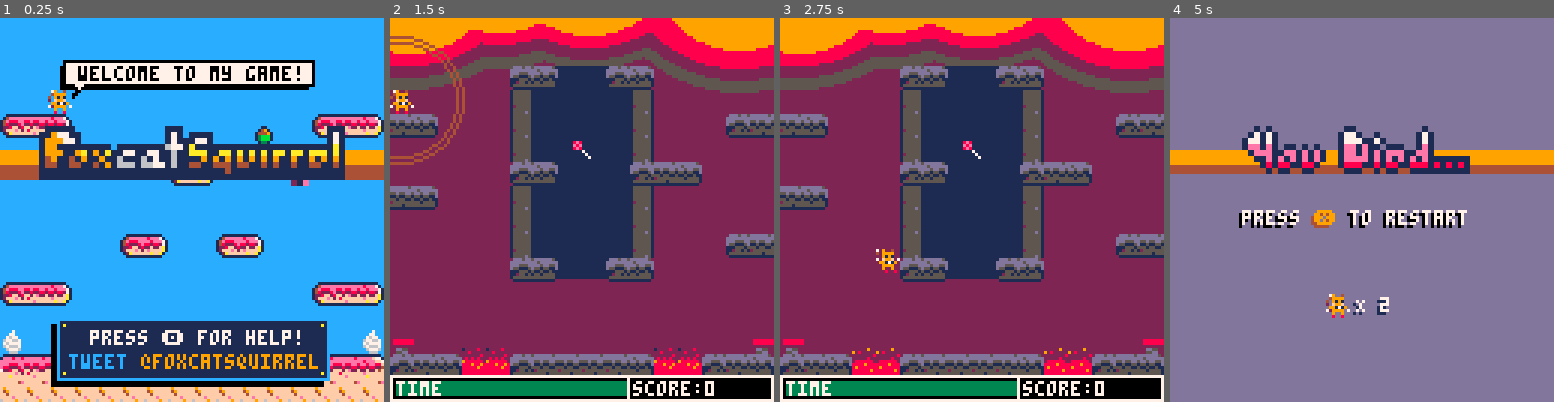
Above: before the commit, frames 1-4 (left to right).
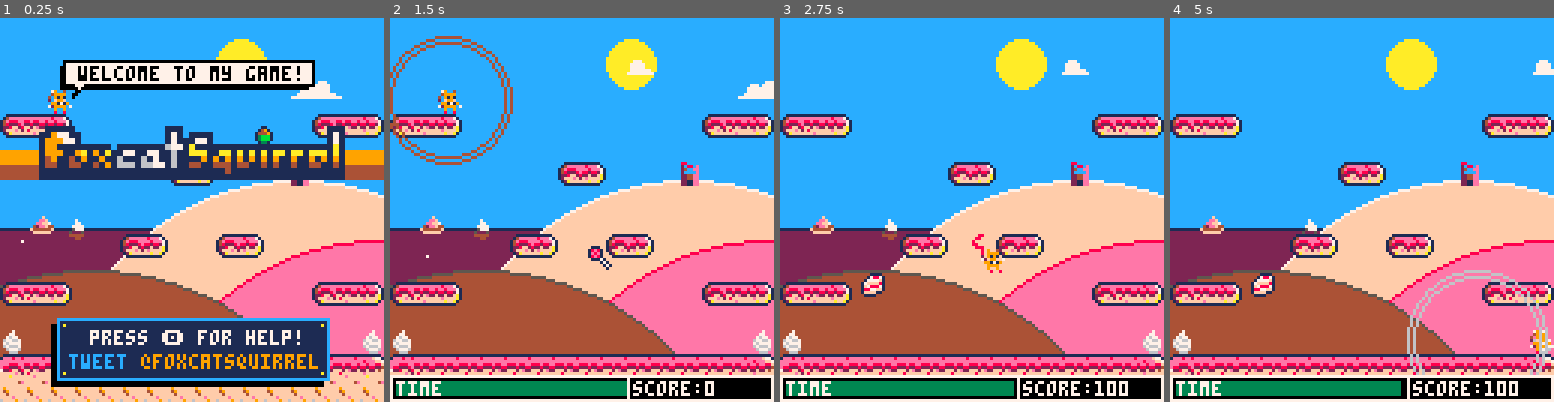
Above: after the commit, the same moments.

Repository: daddynewts/foxcatsquirrel
Game: PICO-8 cartridge foxcatsquirrel.p8
The game is run twice, just before and just after one commit, with the same random seed, the same clock (stepped at 60 frames per second) and the same inputs.
Inputs:
- Up to frame 1 (0.25 s): no input
- Up to frame 2 (1.5 s): tap X (X key) at 0.33, 1.07 s; tap O (Z key) at 0.7 s
- Up to frame 3 (2.75 s): hold Right 1.6-2.1 s; tap O (Z key) at 1.7, 2.1, 2.5 s; tap X (X key) at 1.85 s; hold Right from 2.47 s (still down)
- Up to frame 4 (5 s): tap O (Z key) every 0.4 s from 2.9 to 4.9 s; tap X (X key) at 2.97, 4.08 s; release Right at 3.03 s; hold Left 3.08-3.58 s; hold Down 3.63-3.97 s; hold Right 4.02-4.68 s

The runs differ from the first frame. In frame 1, 29% of the frame differs, in the area x 0-100%, y 5-89%; in frame 2, 88%; in frame 3, 89%; in frame 4, 100%, in the area x 0-100%, y 0-100%.

Commit message:
More tokens gone

Diff:
--- a/foxcatsquirrel.p8
+++ b/foxcatsquirrel.p8
@@ -8,16 +8,16 @@
 
 function _init()
 
- level=4  -- def 0, playground 5
+ level=0  -- def 0, playground 5
  count=0
  points=0
- addfood=10 -- 7 for instant enemy on l1
+ addfood=1 -- 7 for instant enemy on l1
  lives=3
 
  init_times()
 
- skullangle=0
- skullapproach=0
+ duckangle=0
+ duckapproach=0
  ghostangle=0
  ghostapproach=0
 
@@ -27,7 +27,7 @@
  death_sfx = 1
  jump_sfx = 0
  slide_sfx = 2
- skull_sfx = 12
+ duck_sfx = 12
  bonus_sfx = 13
  endlevel_sfx = 63
  spring_sfx = 4
@@ -139,8 +139,8 @@
   ghost={ ghost_sp=10, x=100, flp=false}
  }
 
- skulls={
-  skull={ x=70, flp=false }
+ ducks={
+  duck={ x=70, flp=false }
  }
 
  foods={}
@@ -174,7 +174,7 @@
 	del(balloons,balloon)
  del(foods,food)
  del(ghosts,ghost)
- del(skulls,skull)
+ del(ducks,duck)
  del(bonuses,bonus)
 end
 
@@ -221,7 +221,7 @@
  timeleft=127
 	del(foods,food)
  del(balloons,balloon)
- del(skulls,skull)
+ del(ducks,duck)
  del(ghosts,ghost)
   _update = update_mainmenu
   _draw = draw_menu
@@ -663,7 +663,7 @@
  draw_bonus()
  draw_ui()
  draw_ghost()
- draw_skull()
+ draw_duck()
  draw_balloon()
 end
 
@@ -917,7 +917,7 @@
      del(foods,food)
      del(bonuses,bonus)
      del(ghosts,ghost)
-     del(skulls,skull)
+     del(ducks,duck)
      sfx(endlevel_sfx,0)
      init_levelover()
   end
@@ -1662,39 +1662,39 @@
 function make_enemies()
 
  if count==7 and level==0 then
-  make_skull()
+  make_duck()
  elseif count==5 and level==1 then
-  make_skull()
+  make_duck()
  elseif count==4 and level==2 then
   make_ghost()
  elseif count==2 and level==3 then
   make_ghost()
  elseif count==1 and level==4 then
   make_ghost()
-  make_skull()
+  make_duck()
  end
 end
 
 function draw_enemies()
- draw_skull()
+ draw_duck()
  draw_ghost()
 end
 
 function move_enemies()
- move_skull()
+ move_duck()
  move_ghost()
 end
 
-function make_skull()
+function make_duck()
 
  for i=1,1 do
-  skull={
+  duck={
     x=cam_x+52,
     y=-10-player.y,
    }
-  add(skulls,skull)
-  sfx(skull_sfx,0)
-  skullchase=true
+  add(ducks,duck)
+  sfx(duck_sfx,0)
+  duckchase=true
  end
 end
 
@@ -1710,12 +1710,12 @@
  end
 end
 
-function move_skull()
-
- if skullchase==true then
-  for skull in all(skulls) do
-   skull.x-=((skull.x/100)-(player.x/100))*(player.dx/count+1)
-   skull.y-=((skull.y/100)-(player.y/100))*(player.dy/count+1)
+function move_duck()
+
+ if duckchase==true then
+  for duck in all(ducks) do
+   duck.x-=((duck.x/100)-(player.x/100))*(player.dx/count+1)
+   duck.y-=((duck.y/100)-(player.y/100))*(player.dy/count+1)
   end
  end
 end
@@ -1744,12 +1744,12 @@
 
 function collision_enemies()
 
- for skull in all(skulls) do
-
-  if  skull.y > player.y-4
-  and skull.y < player.y+4
-  and skull.x > player.x-4
-  and skull.x < player.x+4 then
+ for duck in all(ducks) do
+
+  if  duck.y > player.y-4
+  and duck.y < player.y+4
+  and duck.x > player.x-4
+  and duck.x < player.x+4 then
       livescheck()
   end
  end
@@ -1765,26 +1765,26 @@
  end
 
  if is_shockwave==true then
-  skullapproach=cos(shockwave_x,skulls.skull.y)
-  skullangle+=(3.141592654/skullapproach)/180
-
- for skull in all(skulls) do
-
-  if  skull.y > shockwave_y-20
-  and skull.y < shockwave_y+20
-  and skull.x > shockwave_x-20
-  and skull.x < shockwave_x+20
+  duckapproach=cos(shockwave_x,ducks.duck.y)
+  duckangle+=(3.141592654/duckapproach)/180
+
+ for duck in all(ducks) do
+
+  if  duck.y > shockwave_y-20
+  and duck.y < shockwave_y+20
+  and duck.x > shockwave_x-20
+  and duck.x < shockwave_x+20
    then
-    skullchase=false
+    duckchase=false
    end
   end
  end
   if is_shockwave==false then
-   skullchase=true
- end
-  if skullchase==false then
-   skull.x-=cos(skullangle)-(0.25+(skull.x-shockwave_x)/(20+count))
-   skull.y-=sin(skullangle)-(0.25+(skull.y-shockwave_y)/(20+count))
+   duckchase=true
+ end
+  if duckchase==false then
+   duck.x-=cos(duckangle)-(0.25+(duck.x-shockwave_x)/(20+count))
+   duck.y-=sin(duckangle)-(0.25+(duck.y-shockwave_y)/(20+count))
  end
 
  if is_shockwave==true then
@@ -1808,24 +1808,20 @@
   if ghostchase==false then
    ghost.x-=cos(ghostangle)-(0.25+(ghost.x-shockwave_x)/(20+count))
    ghost.y-=sin(ghostangle)-((ghost.y-shockwave_y)/(20+count))
-
---   ghost.x-=((ghost.x-shockwave_x)/(20+count)/2)-cos(2*ghostangle)
---   ghost.y-=sin(2*ghostangle)-((ghost.y-shockwave_y)/(10+count))/2
-  end
-
-end
-
-function draw_skull()
-
- for skull in all(skulls) do
-  spr(12,skull.x,skull.y,1,1,skull.flp)
-
-  if player.x>=skull.x then
-   skull.flp=true
+ end
+end
+
+function draw_duck()
+
+ for duck in all(ducks) do
+  spr(12,duck.x,duck.y,1,1,duck.flp)
+
+  if player.x>=duck.x then
+   duck.flp=true
   else
-   skull.flp=false
- end
-end
+   duck.flp=false
+  end
+ end
 end
 
 function draw_ghost()
@@ -1902,8 +1899,6 @@
     if fx.grav then fx.dy+=.25 end
     if fx.grow then fx.r+=.8 end
     if fx.shrink then fx.r-=.1 end
-
-    --fx.c=crumb
 
    --move
     fx.x+=fx.dx
@@ -1956,6 +1951,8 @@
   else
   end
 end
+-->8
+
 __gfx__
 00000000079004007090040007900400709004000790040070900400009004007090040000000000000000000000000000111100000000000000000000000000
 00000000049999004099990004999900049999004099990040999900009999004099990070900400000777000007770001333310000000000110000000000000
